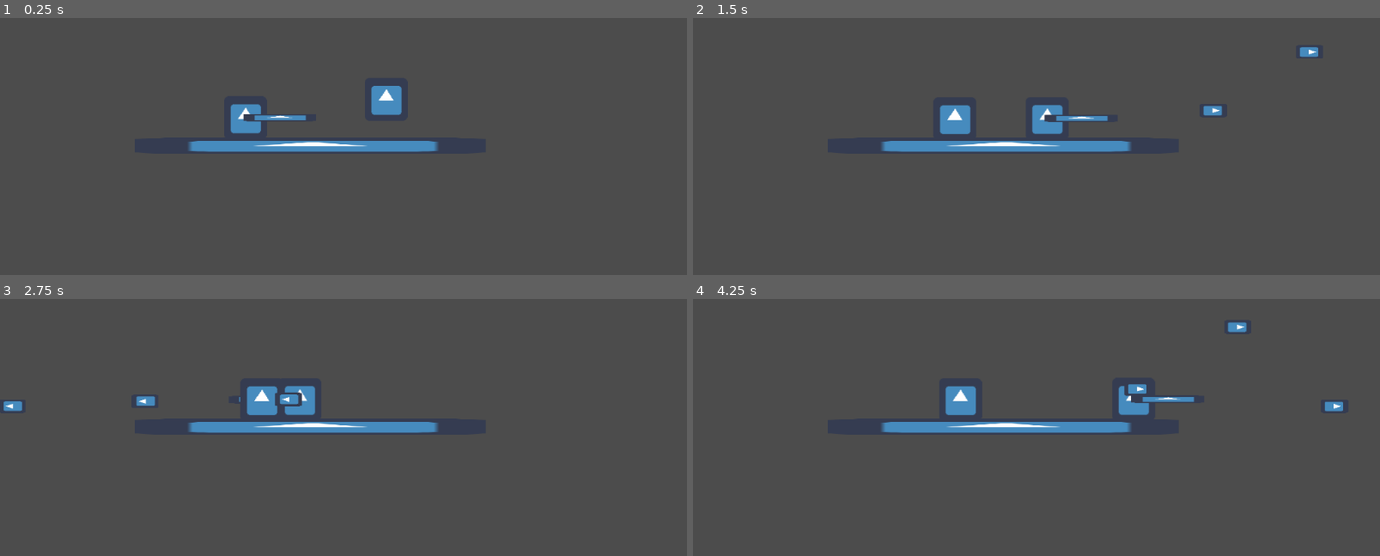
Above: before the commit, frames 1-4 (two rows, left to right).
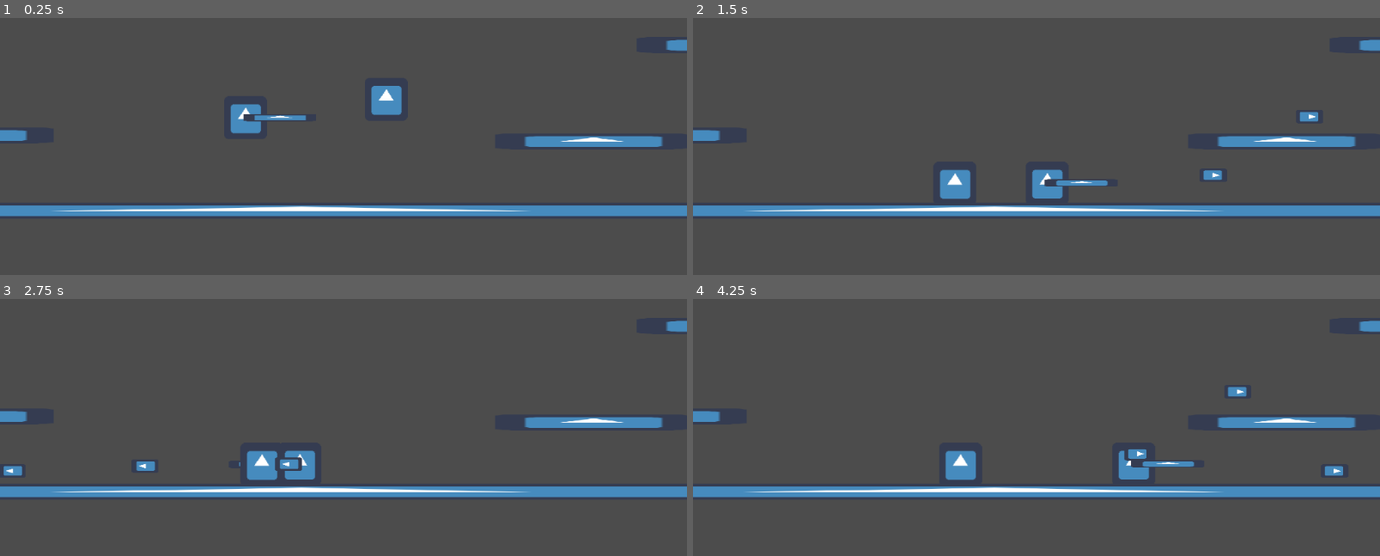
Above: after the commit, the same moments.

Repository: IgorBayerl/godot-game-liliths-crusade
Game: Godot game, scene res://src/Scenes/Main.tscn
Same seed, same stepped clock (60 frames per second), same inputs: the game is played once before the commit and once after it. The engine's default icon, where the game draws it, is replaced by a stand-in: a white triangle on a blue panel in a dark square.
Inputs (mouse positions are in pixels of both pictures, inside the frame that each line leads up to):
- Up to frame 1 (0.25 s): no input
- Up to frame 2 (1.5 s): move the mouse to (1187, 53) at 0.52 s; hold D (move_RIGHT) 0.53-1.25 s; hold K (shoot) 0.53-1.25 s; click (1187, 53) at 0.67 s; tap J (jump) at 0.77 s; drag from (899, 95) to (1002, 154) at 1.27 s
- Up to frame 3 (2.75 s): tap Enter at 2 s; move the mouse to (outside the picture) at 2.02 s; hold A (move_LEFT) from 2.03 s (still down); hold K (shoot) from 2.03 s (still down)
- Up to frame 4 (4.25 s): release A (move_LEFT) at 2.75 s; release K (shoot) at 2.75 s; drag from (1002, 435) to (outside the picture) at 2.77 s; tap Space at 3.5 s; move the mouse to (1242, 414) at 3.52 s; hold D (move_RIGHT) from 3.53 s (still down); hold K (shoot) from 3.53 s (still down); tap J (jump) at 3.77 s

The runs differ from the first frame. In frame 1, 7.1% of the frame differs, in the area x 0-100%, y 8-78%; in frame 2, 9.7%; in frame 3, 9.5%; in frame 4, 9.7%.

Commit message:
mapa incrivelmente incrivel

Diff:
--- a/src/Scenes/Main.tscn
+++ b/src/Scenes/Main.tscn
@@ -14,8 +14,8 @@
 JUMP_FORCE = -1000
 
 [node name="StaticBody2D" type="StaticBody2D" parent="."]
-position = Vector2( 462.716, 407.311 )
-scale = Vector2( 8.16838, 0.372927 )
+position = Vector2( 433.532, 503.843 )
+scale = Vector2( 31.2484, 0.372927 )
 __meta__ = {
 "_edit_group_": true
 }
@@ -26,5 +26,44 @@
 [node name="Sprite" type="Sprite" parent="StaticBody2D"]
 texture = ExtResource( 2 )
 
+[node name="StaticBody2D2" type="StaticBody2D" parent="."]
+position = Vector2( 882.516, 400.576 )
+scale = Vector2( 4.52838, 0.372927 )
+__meta__ = {
+"_edit_group_": true
+}
+
+[node name="CollisionShape2D" type="CollisionShape2D" parent="StaticBody2D2"]
+shape = SubResource( 1 )
+
+[node name="Sprite" type="Sprite" parent="StaticBody2D2"]
+texture = ExtResource( 2 )
+
+[node name="StaticBody2D3" type="StaticBody2D" parent="."]
+position = Vector2( 1093.54, 256.901 )
+scale = Vector2( 4.52838, 0.372927 )
+__meta__ = {
+"_edit_group_": true
+}
+
+[node name="CollisionShape2D" type="CollisionShape2D" parent="StaticBody2D3"]
+shape = SubResource( 1 )
+
+[node name="Sprite" type="Sprite" parent="StaticBody2D3"]
+texture = ExtResource( 2 )
+
+[node name="StaticBody2D4" type="StaticBody2D" parent="."]
+position = Vector2( -64.8416, 391.597 )
+scale = Vector2( 4.52838, 0.372927 )
+__meta__ = {
+"_edit_group_": true
+}
+
+[node name="CollisionShape2D" type="CollisionShape2D" parent="StaticBody2D4"]
+shape = SubResource( 1 )
+
+[node name="Sprite" type="Sprite" parent="StaticBody2D4"]
+texture = ExtResource( 2 )
+
 [node name="Aroldo" parent="." instance=ExtResource( 3 )]
 position = Vector2( 575.563, 277.995 )
